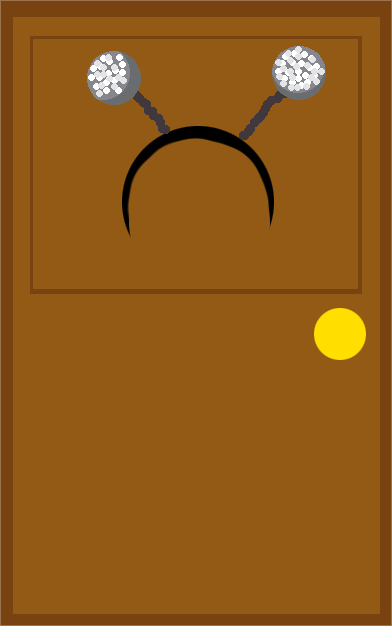
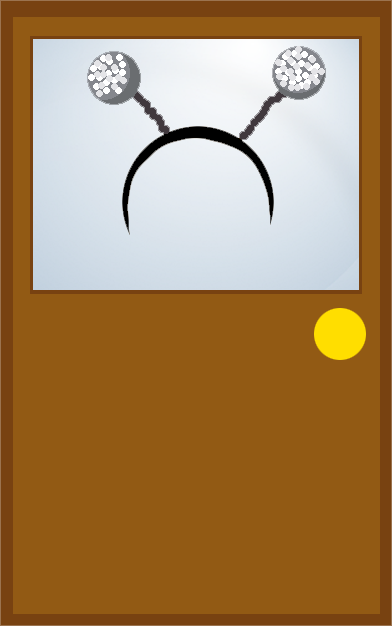
Two versions of the same layered image (392 × 626). Layer-by-layer changes:
added layer "Layer 2" above "Layer 1" over [33, 39, 359, 290]
